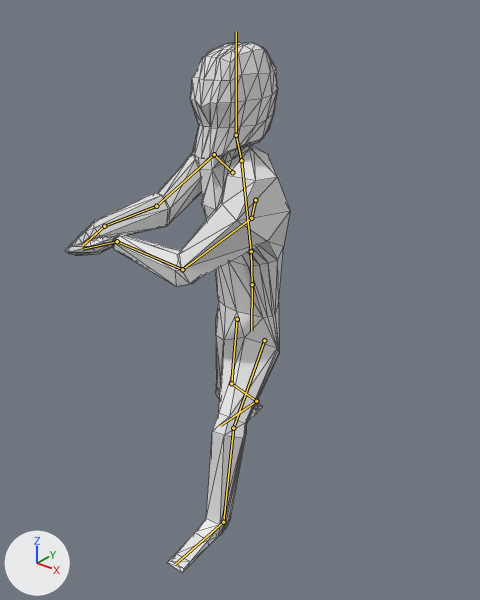
Renders of the Blender file blender/rigged_player.blend from each side of a commit.
One viewpoint serves both versions: a camera (50 mm lens) standing at (7.59, -9.74, 10.17) and looking at (0.46, -0.82, 4.64). Lighting does not change. The marker at lower left points along +X, +Y and +Z. Both versions are drawn at frame 20 of the action 'Hit1'; the numbers are the values there. The bones that bend it are drawn over the model as lines. Mesh edges are drawn as thin lines.
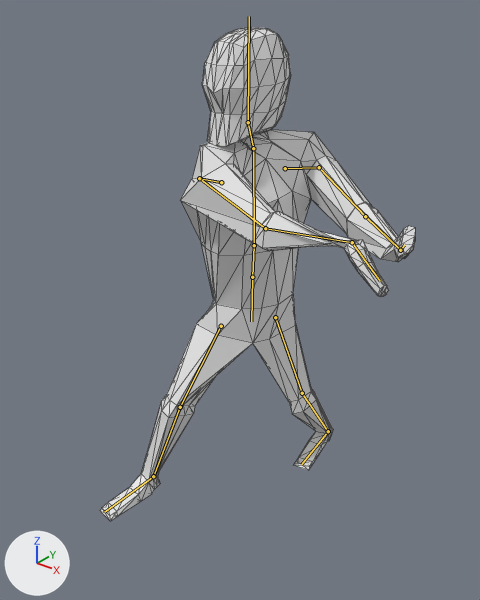
What differs and where, as boxes [x1, y1, x2, y2] in the pictures (480 x 600 px):
'Cube.001', posed (40% wider, 7% shorter)
    before: [65, 42, 290, 573]
    after: [100, 27, 415, 521]
bone 'Chest', root to tip
    before: (251, 251) to (241, 160)
    after: (254, 245) to (253, 148)
bone 'Pec.R', root to tip
    before: (232, 172) to (214, 154)
    after: (221, 182) to (199, 178)

The change in detail:
Bone 'Hips.Control' (bone_hips_control) moves from (0.0, -0.7, 0.01) to (0.0, -0.48, 0.01).
Bone 'Hips.Control' (bone_hips_control) turns from (-3, -23, 3) to (4, 56, 0) degrees about its own x, y and z.
Bone 'Chest' (bone_chest) turns from (12, -32, -7) to (11, 70, 9) degrees about its own x, y and z.
Bone 'Pec.R' (bone_pec_r) turns from (29, -8, -6) to (34, -1, -7) degrees about its own x, y and z.
Bone 'Hand.Control.L' (bone_hand_control_l) moves from (1.69, -5.83, 2.13) to (1.15, -0.92, 0.51).
Bone 'Hand.Control.L' (bone_hand_control_l) turns from (25, 25, -150) to (119, -27, -94) degrees about its own x, y and z.
Bone 'LowerLeg.Control.L' (bone_lowerleg_control_l) moves from (0.08, -2.14, -0.11) to (-0.01, 1.86, -0.11).
Bone 'LowerLeg.Control.L' (bone_lowerleg_control_l) turns from (9, -2, 2) to (2, 1, -1) degrees about its own x, y and z.
Bone 'Hand.Control.R' (bone_hand_control_r) moves from (-1.47, -2.46, 2.1) to (-0.99, -7.16, 1.08).
Bone 'Hand.Control.R' (bone_hand_control_r) turns from (12, -4, 41) to (9, -21, 139) degrees about its own x, y and z.
Bone 'LowerLeg.Control.R' (bone_lowerleg_control_r) moves from (0.09, 1.86, -0.45) to (0.09, -1.94, -0.45).
Bone 'LowerLeg.Control.R' (bone_lowerleg_control_r) turns from (4, -3, -1) to (4, -3, 0) degrees about its own x, y and z.
